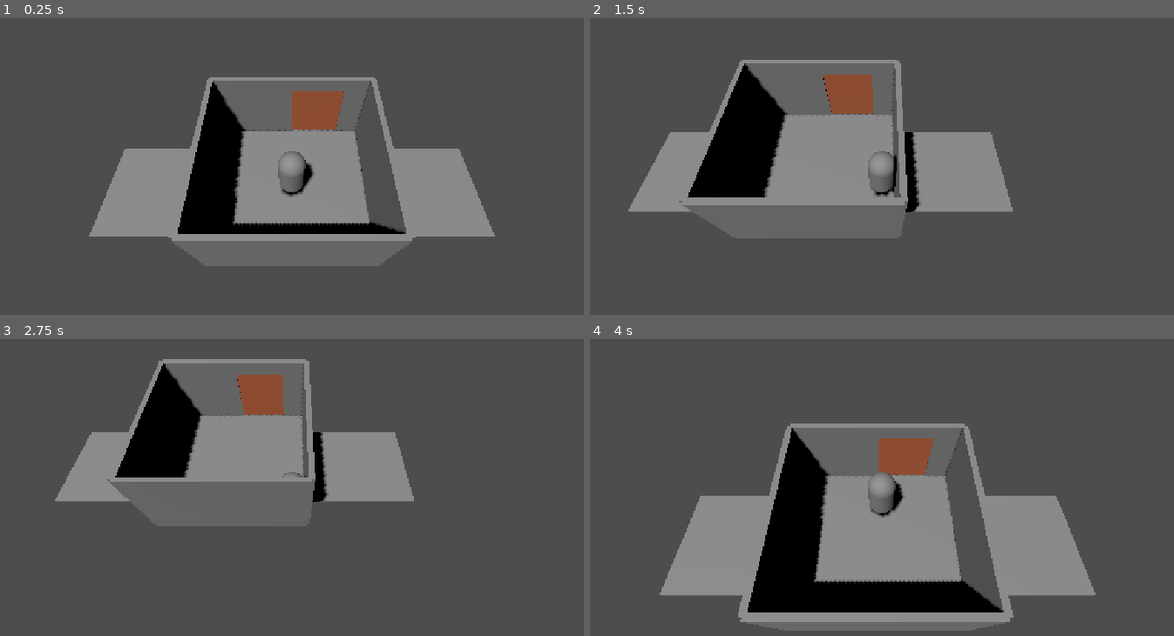
Above: before the commit, frames 1-4 (two rows, left to right).
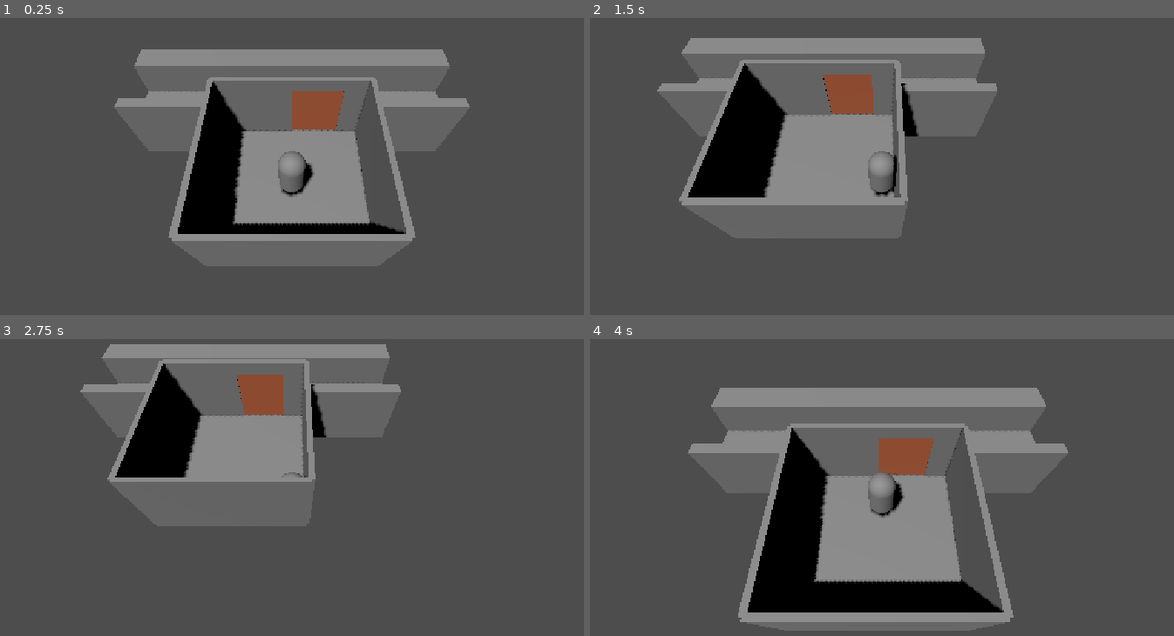
Above: after the commit, the same moments.

Repository: isolatedspace/hero-cell
Game: Godot game, scene res://hero_cell.tscn
Same seed, same stepped clock (60 frames per second), same inputs: the game is played once before the commit and once after it. The project has no main scene, so this scene is started directly.
Inputs:
- Up to frame 1 (0.25 s): no input
- Up to frame 2 (1.5 s): tap Enter at 0.5 s; hold D (move_right) 0.53-1.28 s; hold S (move_down) from 1.28 s (still down)
- Up to frame 3 (2.75 s): release S (move_down) at 2.03 s; hold D (move_right) from 2.03 s (still down)
- Up to frame 4 (4 s): tap Space at 2.75 s; release D (move_right) at 2.78 s; hold W (move_up) 2.78-3.53 s; hold A (move_left) from 3.53 s (still down)

The runs differ from the first frame. In frame 1, 12% of the frame differs, in the area x 15-85%, y 10-74%; in frame 2, 10%; in frame 3, 8.5%; in frame 4, 14%, in the area x 11-87%, y 16-87%.

Commit message:
Complete modular corridor walls and collisions

Diff:
--- a/corridor.tscn
+++ b/corridor.tscn
@@ -5,3 +5,13 @@
 [node name="CorridorFloor" type="CSGBox3D" parent="." unique_id=1083526655]
 use_collision = true
 size = Vector3(15, 0.1, 4)
+
+[node name="CorridorWall_1" type="CSGBox3D" parent="." unique_id=156930574]
+transform = Transform3D(1, 0, 0, 0, 1, 0, 0, 0, 1, 0, 0, -1.7638078)
+use_collision = true
+size = Vector3(15, 3, 0.5)
+
+[node name="CorridorWall_2" type="CSGBox3D" parent="." unique_id=1264826708]
+transform = Transform3D(1, 0, 0, 0, 1, 0, 0, 0, 1, 0, 0, 1.3429095)
+use_collision = true
+size = Vector3(15, 3, 1.3173828)
--- a/hero_cell.tscn
+++ b/hero_cell.tscn
@@ -2,6 +2,7 @@
 
 [ext_resource type="Script" uid="uid://cxwau8bi57mro" path="res://sliding_door.gd" id="1_dbeke"]
 [ext_resource type="Script" uid="uid://cnbkormyepmvw" path="res://hero.gd" id="2_1pdgf"]
+[ext_resource type="PackedScene" uid="uid://bf5iiqtjlvsch" path="res://corridor.tscn" id="3_nnpjm"]
 
 [sub_resource type="BoxMesh" id="BoxMesh_1beno"]
 size = Vector3(6, 0.5, 6)
@@ -152,11 +153,8 @@
 transform = Transform3D(1, 0, 0, 0, 1, 0, 0, 0, 1, 0, -1, 0)
 shape = SubResource("BoxShape3D_x15vi")
 
-[node name="Corridor" type="Node3D" parent="." unique_id=1967281950]
-
-[node name="CorridorFloor" type="CSGBox3D" parent="Corridor" unique_id=2040763123]
-use_collision = true
-size = Vector3(15, 0.1, 4)
+[node name="Corridor" parent="." unique_id=590340520 instance=ExtResource("3_nnpjm")]
+transform = Transform3D(1, 0, 0, 0, 1, 0, 0, 0, 1, 0, 0, 5.1069603)
 
 [connection signal="body_entered" from="Area3D" to="SlidingDoor" method="_on_area_3d_body_entered"]
 [connection signal="body_exited" from="Area3D" to="SlidingDoor" method="_on_area_3d_body_exited"]
